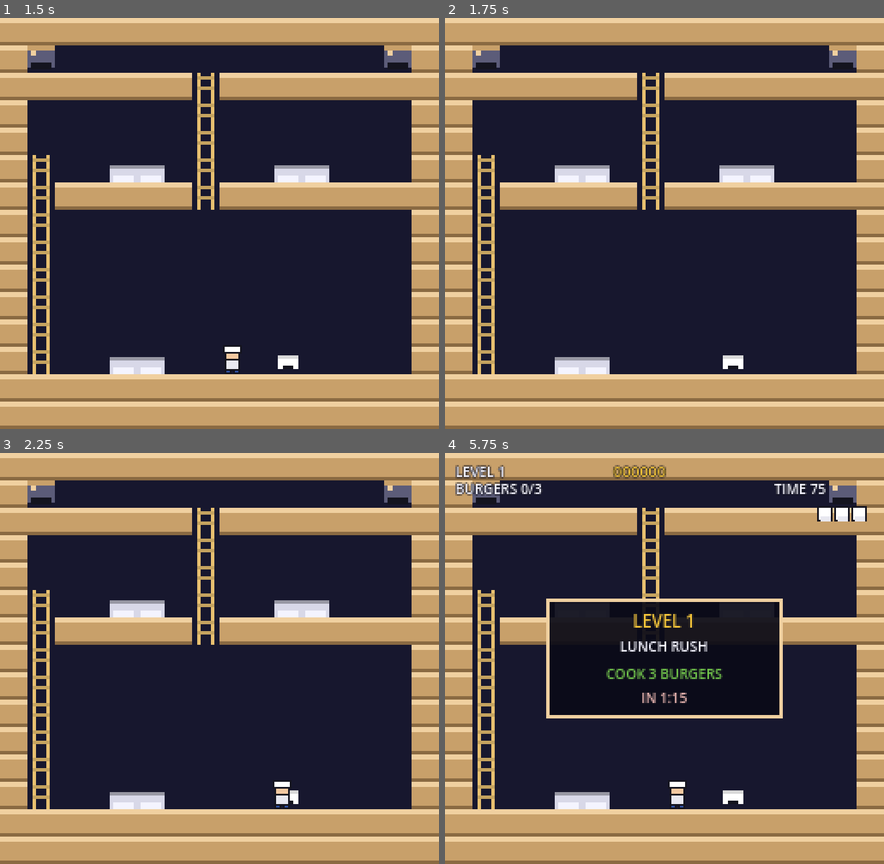
Above: before the commit, frames 1-4 (two rows, left to right).
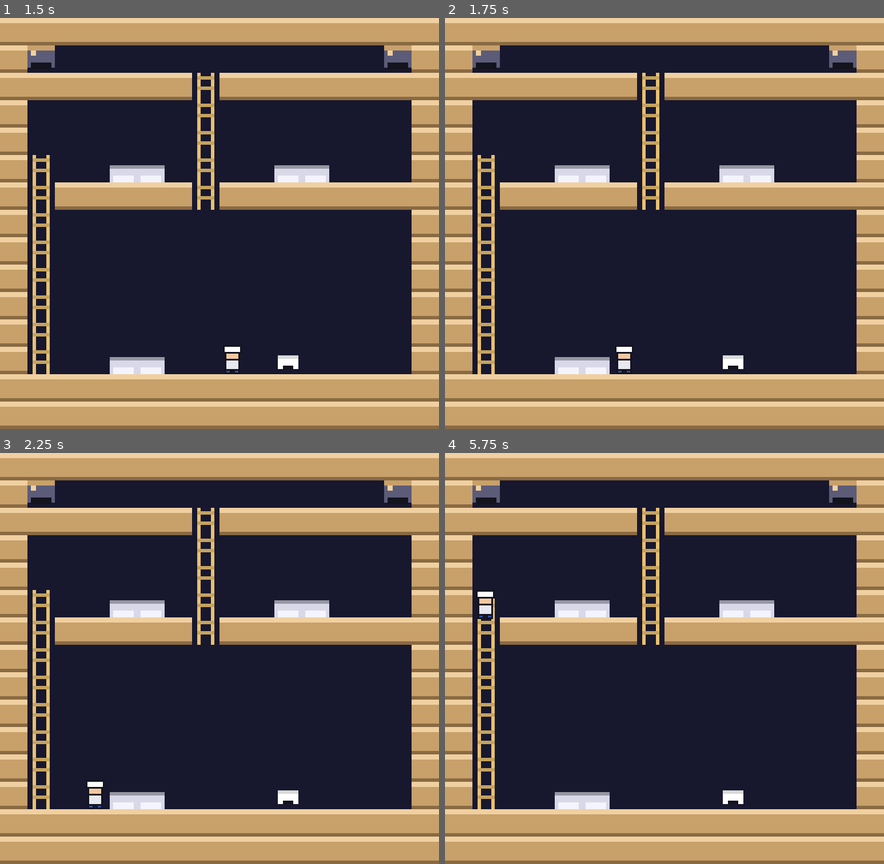
Above: after the commit, the same moments.

Repository: orbitmechanic/hamburger-helper
Game: Godot game, scene res://tests/test_scene.tscn
The game is run twice, just before and just after one commit, with the same random seed, the same clock (stepped at 60 frames per second) and the same inputs. This scene is started directly instead of the project's main scene.
Inputs:
- Up to frame 1 (1.5 s): tap Enter (confirm) at 0.5, 0.6 s; hold Right (move_right) 0.53-1.28 s; tap Space (jump) at 0.77 s; hold Down (move_down) from 1.28 s (still down); tap Z (throw) at 1.35 s
- Up to frame 2 (1.75 s): keep holding Down (move_down); tap Space (jump) at 1.52 s
- Up to frame 3 (2.25 s): release Down (move_down) at 2.03 s; hold Right (move_right) from 2.03 s (still down); tap X at 2.1 s
- Up to frame 4 (5.75 s): release Right (move_right) at 2.78 s; hold Up (move_up) 2.78-3.53 s; tap C at 2.85 s; tap Space (jump) at 3.02, 3.77, 4.52 s; hold Left (move_left) 3.53-5.03 s; tap P at 3.6 s; tap Enter (confirm) at 4.35 s; hold Down (move_down) from 5.03 s (still down); tap Z (throw) at 5.1 s

Frame 1 is identical in both runs. In frame 2, 0.1% of the frame differs, in the area x 39-43%, y 80-87%; in frame 3, 0.3%; in frame 4, 8.3%, in the area x 2-97%, y 2-87%.

Commit message:
Let the chef get off a ladder
He could climb one but not step off it, so a player who took a ladder was
stuck on it until the clock ran out.

Walking asks can_stand(), which answers "can something rest here" - in
bounds, not solid, and supported by a platform, counter or ladder. That is
the right question for a falling ingredient and the wrong one for the
chef, who walks through the open space *above* a platform. Open floor
supports nothing, so every ladder exit refused it and the chef was pinned
to the rung.

All three exits were affected: stepping off sideways, climbing off the
top, and stepping off the bottom. Replace can_stand() with can_enter(),
which is the rule the rest of the movement already used: in bounds and
not solid. Drop can_stand() entirely, since its docstring claimed it was
about the player and that is exactly what sent this wrong.

_step_normal keeps its own bounds check on purpose: walking into something
solid is meaningful there, because bumping a dispenser is how the chef
picks food up, and routing it through can_enter() would have made that
branch unreachable.

144 checks. Both new tests fail against the old rule.

Diff:
--- a/scripts/game/mover.gd
+++ b/scripts/game/mover.gd
@@ -64,7 +64,13 @@
 	return c.x >= 0 and c.y >= 0 and c.x < Cfg.GRID_W and c.y < Cfg.GRID_H
 
 
-## Can the player stand here: in bounds, not a wall, and has something to
-## stand on (a platform, a counter, or a ladder holding them up).
-func can_stand(c: Vector2i) -> bool:
-	return in_bounds(c) and not board.blocks_player(c) and board.supports_actor(c)
+## Whether a mover can step into this cell: in bounds and not solid to it.
+##
+## This is the whole movement rule, and it deliberately does not ask whether the
+## cell can support weight. The chef walks through the open space *above* a
+## platform, so open floor is somewhere he belongs even though nothing can rest
+## on it. board.supports_actor() answers the different question of what holds a
+## falling ingredient up, and using it here is what used to strand the chef on
+## every ladder: stepping off one needs can_enter(), not supports_actor().
+func can_enter(c: Vector2i) -> bool:
+	return in_bounds(c) and not board.blocks_player(c)
--- a/scripts/player/player.gd
+++ b/scripts/player/player.gd
@@ -143,6 +143,8 @@
 
 	facing = horiz
 	var target := cell + Vector2i(horiz, 0)
+	# Deliberately not can_enter(): walking into something solid is meaningful
+	# here, because bumping a dispenser is how the chef picks food up.
 	if not in_bounds(target):
 		return
 	if board.blocks_player(target):
@@ -171,7 +173,7 @@
 
 func _step_dash() -> void:
 	var target := cell + Vector2i(facing, 0)
-	if not in_bounds(target) or board.blocks_player(target):
+	if not can_enter(target):
 		state = St.NORMAL
 		_dash_left = 0
 		return
@@ -186,7 +188,7 @@
 	# One nudge of air control per fall, then gravity has you.
 	if horiz != 0 and _steer_used < 1:
 		var side := cell + Vector2i(horiz, 0)
-		if in_bounds(side) and not board.blocks_player(side):
+		if can_enter(side):
 			_steer_used += 1
 			begin_step(side, Cfg.STEP_WALK)
 			return
@@ -197,7 +199,7 @@
 	if horiz != 0:
 		var target := cell + Vector2i(horiz, 0)
 		facing = horiz
-		if can_stand(target):
+		if can_enter(target):
 			state = St.CLIMB if board.is_ladder(target) else St.NORMAL
 			begin_step(target, Cfg.STEP_WALK)
 		return
@@ -217,7 +219,7 @@
 		return false
 
 	if dir == Vector2i.UP:
-		if ladder_ahead or can_stand(ahead):
+		if ladder_ahead or can_enter(ahead):
 			state = St.CLIMB
 			_steer_used = 0
 			begin_step(ahead, Cfg.STEP_CLIMB)
@@ -230,7 +232,7 @@
 		_steer_used = 0
 		begin_step(ahead, Cfg.STEP_CLIMB)
 		return true
-	if on_ladder and can_stand(ahead):
+	if on_ladder and can_enter(ahead):
 		state = St.NORMAL
 		begin_step(ahead, Cfg.STEP_WALK)
 		return true
--- a/tests/run_tests.gd
+++ b/tests/run_tests.gd
@@ -33,6 +33,8 @@
 	await _test_take_from_table()
 	await _test_walking()
 	await _test_climbing()
+	await _test_leaving_a_ladder()
+	await _test_climbing_off_the_top()
 	await _test_tray_capacity()
 	await _test_respawn_grace()
 	await _test_every_level_starts()
@@ -289,6 +291,107 @@
 	check(harness.player.cell.x > start_x, "holding right walks the chef right",
 		"x stayed at %d" % start_x)
 	check(harness.player.state == Player.St.NORMAL, "he ends up standing, not mid-air")
+	harness.teardown()
+
+
+## A ladder has to be leavable. The chef can get onto one, and if he cannot get
+## off again he is stuck until the clock runs out, which is exactly what shipped:
+## stepping off asked can_stand(), which is the question of what holds weight up,
+## and open floor - the space the chef walks in - is not something that can.
+func _test_leaving_a_ladder() -> void:
+	_begin("leaving a ladder")
+	var harness := _Harness.new(self)
+	await harness.setup(0)
+	var player := harness.player
+	var board := harness.board
+
+	# Walk left to the long ladder on the west wall.
+	Input.action_press(&"move_left")
+	var guard := 0
+	while player.cell.x > 1 and guard < 200:
+		await harness.frame()
+		guard += 1
+	Input.action_release(&"move_left")
+	await harness.frames(12)
+	check(player.cell.x == 1, "the chef reaches the west ladder", "x is %d" % player.cell.x)
+	check(board.is_ladder(player.cell), "and is standing on a ladder")
+
+	# Climb up it, then let go of up so the next input is unambiguous.
+	Input.action_press(&"move_up")
+	guard = 0
+	while player.cell.y > 9 and guard < 200:
+		await harness.frame()
+		guard += 1
+	Input.action_release(&"move_up")
+	await harness.frames(10)
+	var on_ladder := player.cell
+	check(board.is_ladder(on_ladder), "the chef is up on the ladder",
+		"cell is %s" % str(on_ladder))
+	check(on_ladder.y < 12, "and he climbed", "y is %d" % on_ladder.y)
+
+	# Now step off sideways, which is what a player does when they get fed up.
+	var off := on_ladder + Vector2i.RIGHT
+	check(player.can_enter(off), "the cell beside the ladder is enterable",
+		"cell %s is tile %d" % [str(off), board.tile_at(off)])
+	Input.action_press(&"move_right")
+	await harness.frames(16)
+	Input.action_release(&"move_right")
+	check(not board.is_ladder(player.cell), "the chef gets off the ladder",
+		"still on %s" % str(player.cell))
+	check(player.cell.x > 1, "and is no longer stuck against the west wall",
+		"x is %d" % player.cell.x)
+	# He steps off into open floor, so give him however long the drop takes.
+	guard = 0
+	while player.state == Player.St.FALL and guard < 400:
+		await harness.frame()
+		guard += 1
+	check(player.state != Player.St.FALL, "and has landed", "state is %d" % player.state)
+	harness.teardown()
+
+
+## The other way off a ladder: carry on up past the top rung and step onto the
+## floor above. Same predicate as stepping sideways, so it shipped broken too.
+func _test_climbing_off_the_top() -> void:
+	_begin("climbing off the top")
+	var harness := _Harness.new(self)
+	await harness.setup(0)
+	var player := harness.player
+	var board := harness.board
+
+	Input.action_press(&"move_left")
+	var guard := 0
+	while player.cell.x > 1 and guard < 200:
+		await harness.frame()
+		guard += 1
+	Input.action_release(&"move_left")
+	await harness.frames(12)
+
+	# Ride the west ladder all the way to its topmost rung.
+	Input.action_press(&"move_up")
+	guard = 0
+	while board.is_ladder(player.cell + Vector2i.UP) and guard < 300:
+		await harness.frame()
+		guard += 1
+	Input.action_release(&"move_up")
+	await harness.frames(10)
+	var top := player.cell
+	check(board.is_ladder(top), "the chef is on the topmost rung",
+		"cell is %s" % str(top))
+	check(not board.is_ladder(top + Vector2i.UP),
+		"with open floor above it", "above is %s" % str(top + Vector2i.UP))
+
+	# Keep holding up: that should carry him off the ladder, not pin him to it.
+	Input.action_press(&"move_up")
+	guard = 0
+	while board.is_ladder(player.cell) and guard < 300:
+		await harness.frame()
+		guard += 1
+	Input.action_release(&"move_up")
+	await harness.frames(20)
+	check(not board.is_ladder(player.cell), "holding up carries him off the top",
+		"still on %s" % str(player.cell))
+	check(player.cell.y <= top.y, "and he did not sink back down",
+		"y went from %d to %d" % [top.y, player.cell.y])
 	harness.teardown()
 
 
